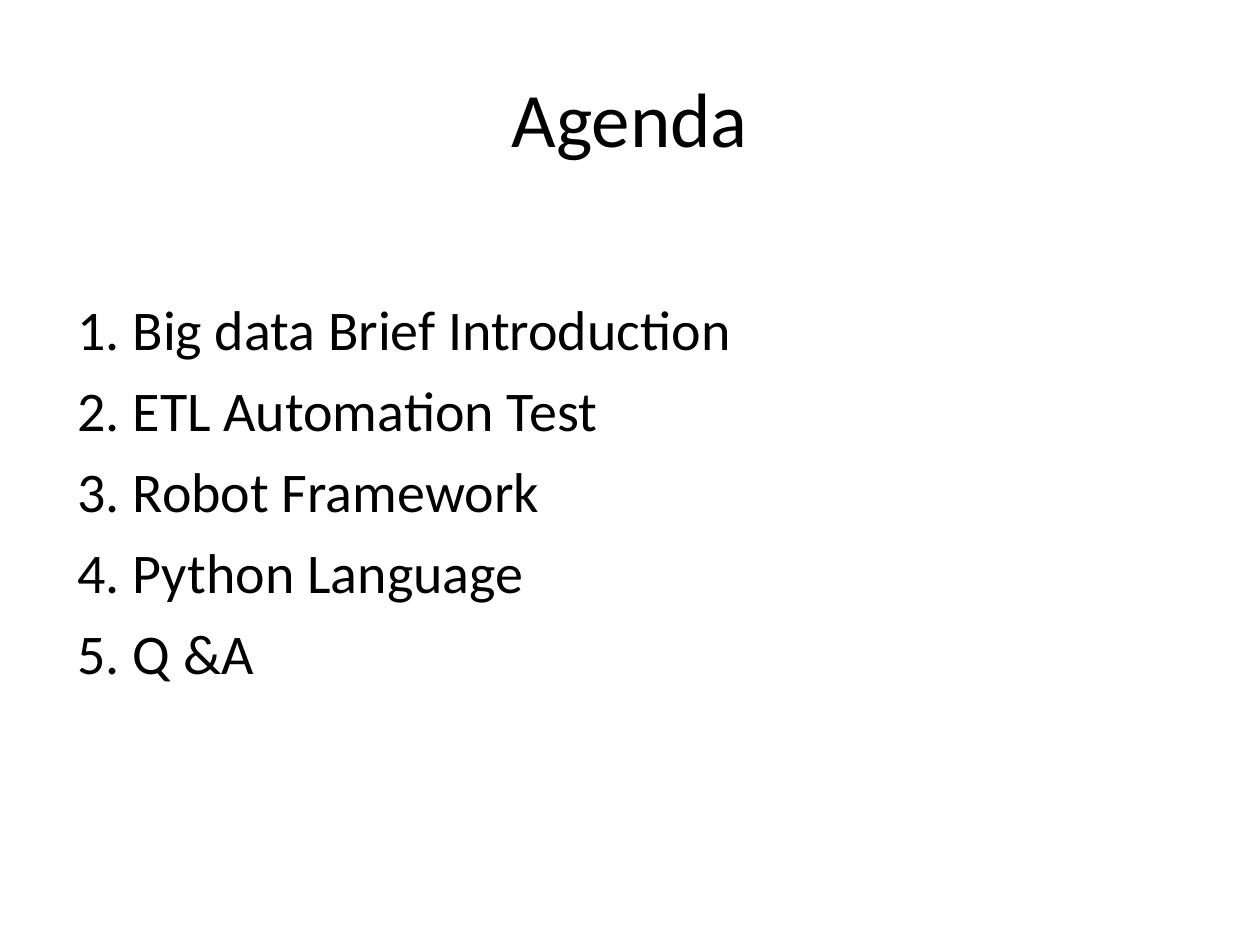
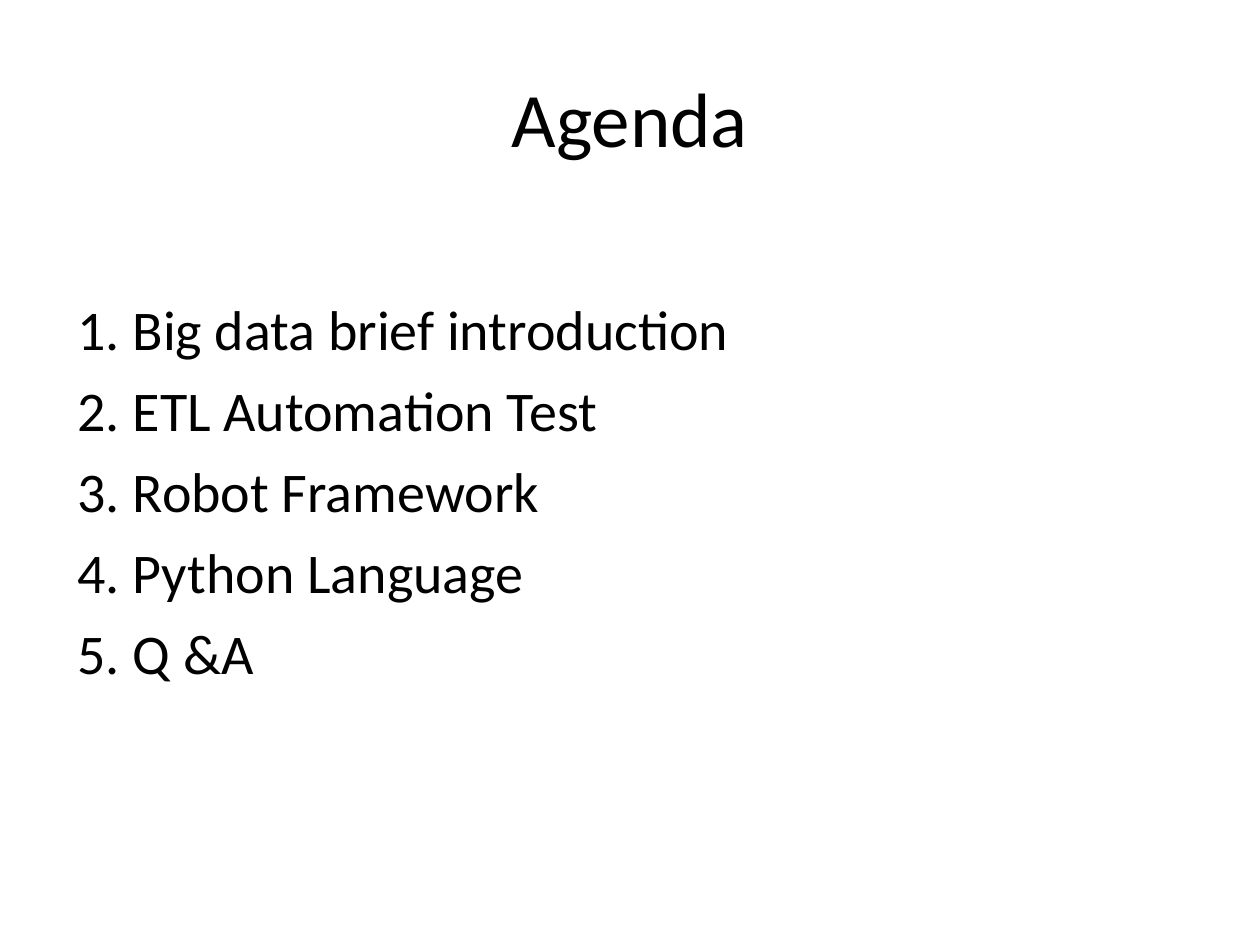
Before and after one commit to robin3795/Data, a slide deck: slide 2 of BigDataETL.ppt. Drawn at 1260x945 pixels with LibreOffice and Linux fonts; fonts in the diff are those of the drawing. Boxes give left, top, right and bottom in pixels: in the first picture for what was removed or moved away, otherwise in the second. Text is boxed around its words. In the diff, an @@ line names an element or a change of style, - is before the commit and + after.

```diff
--- a/BigDataETL.ppt
+++ b/BigDataETL.ppt
@@ text at (78, 311, 728, 360): text changed @@
-1. Big data Brief Introduction
+1. Big data brief introduction
```
Also in this commit, not shown: 8 other slides changed, 1 slide added, 1 slide removed, 1 other file.
